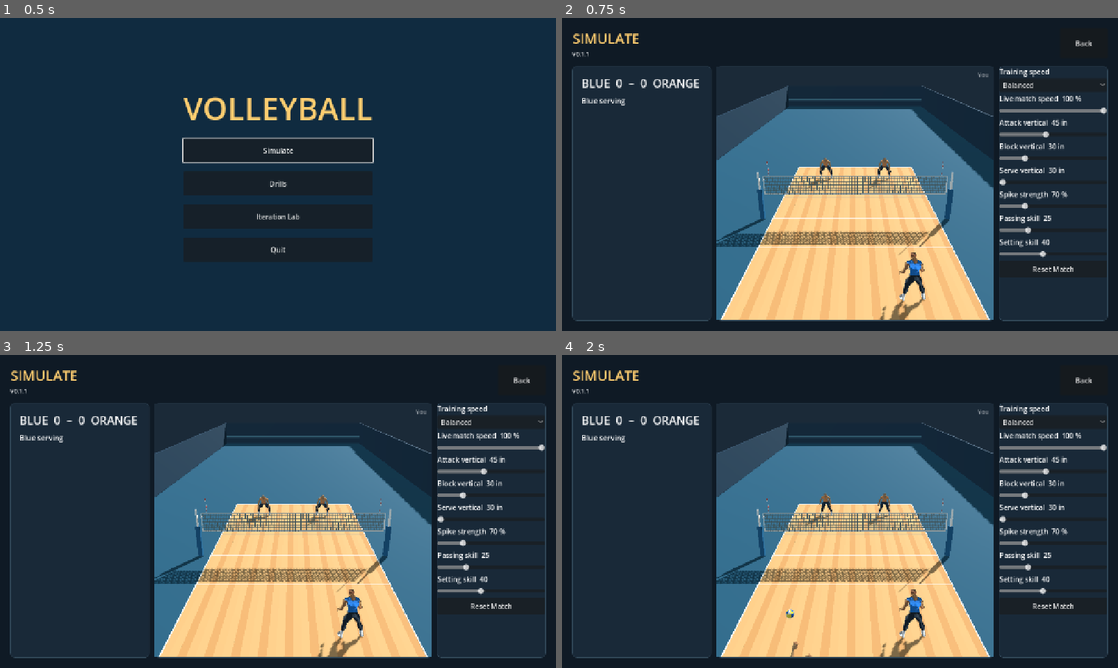
Above: before the commit, frames 1-4 (two rows, left to right).
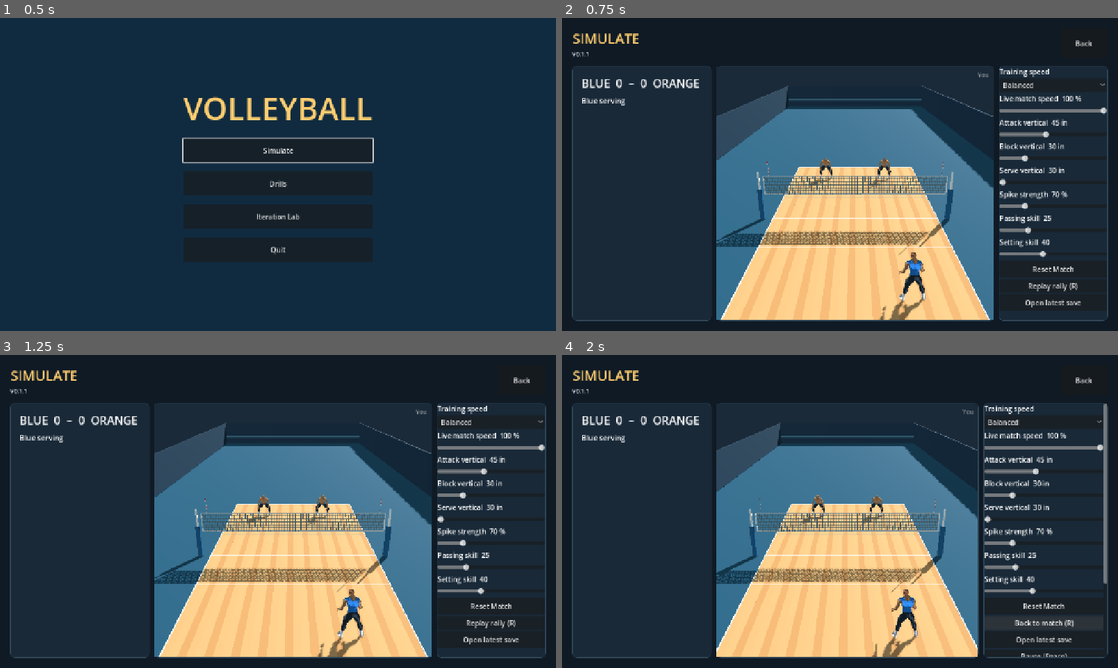
Above: after the commit, the same moments.

Repository: foreandr/volleyball
Game: Godot game, scene res://scenes/main.tscn
The game is run twice, just before and just after one commit, with the same random seed, the same clock (stepped at 60 frames per second) and the same inputs. Sound files missing from this copy of the repository are replaced by a short silence.
Inputs (mouse positions are in pixels of both pictures, inside the frame that each line leads up to):
- Up to frame 1 (0.5 s): no input
- Up to frame 2 (0.75 s): click "Simulate" at 0.5 s
- Up to frame 3 (1.25 s): no input
- Up to frame 4 (2 s): click (1051, 624) at 1.25 s, where only the run after the commit has a clickable "Replay rally (R)"

Frame 1 is identical in both runs. In frame 2, 0.2% of the frame differs, in the area x 83-94%, y 84-93%; in frame 3, 0.2%; in frame 4, 9.7%, in the area x 27-98%, y 15-97%.
Error before the commit: Invalid access to property or key 'visible' on a base object of type 'Nil'. (res://scripts/story_animations.gd:1227)

Commit message:
Run Simulate as a 2v2 topspin-only match to 21

Diff:
--- a/scripts/story_animations.gd
+++ b/scripts/story_animations.gd
@@ -257,9 +257,11 @@
 		StorySession.ensure_background_training()
 	demo_match = preload("res://scripts/volleyball_match.gd").new()
 	demo_match.spectator = true
-	if learn_from_demo:
+	if match_from_home:
+		demo_match.cpu_serve_override = demo_match.TOPSPIN_SERVE
+	if match_from_home or learn_from_demo:
 		demo_match.win_score = 21
-		demo_match.auto_rematch = true
+		demo_match.auto_rematch = not match_from_home
 	preview_player.get_parent().add_child(demo_match)
 	demo_match.configure(preview_player,board,status,build_label,team_size,learn_from_demo,mirror_blue_right)
 	demo_match.review_flagged.connect(show_marker_popup)
@@ -305,6 +307,7 @@
 		demo_match.reset_match()
 		update_match_replay_controls()
 		preview.grab_focus()))
+	if match_from_home: add_match_replay_controls(tuning)
 
 func add_match_replay_controls(tuning: VBoxContainer) -> void:
 	match_replay_button = Button.new()
--- a/scripts/volleyball_match.gd
+++ b/scripts/volleyball_match.gd
@@ -25,6 +25,7 @@
 	preload("res://scripts/jump_float_serve.gd"),
 	preload("res://scripts/spin_serve.gd"),
 ]
+const TOPSPIN_SERVE := 3
 const SERVICE_START := [-6.40,-6.40,-7.4,-8.15]
 const CpuShots = preload("res://scripts/cpu_attack_shots.gd")
 const CpuPolicy = preload("res://scripts/cpu_policy.gd")
@@ -88,6 +89,7 @@
 var net_audio: AudioStreamPlayer
 var floor_audio: AudioStreamPlayer
 var serve_style := 0
+var cpu_serve_override := -1
 var score := [0,0]
 var server_slot := [0,0]
 var service_team := 0
@@ -440,7 +442,9 @@
 	aim_ring.hide()
 	trajectory_node.hide()
 	var server := server_index()
-	var style: int = serve_style if is_human(server) else cpu_policy.choose_serve(team(server))
+	var style := serve_style
+	if not is_human(server):
+		style = cpu_serve_override if cpu_serve_override >= 0 else cpu_policy.choose_serve(team(server))
 	prepare_serve(style)
 	update_score()
 	trace.begin_feed({"mode":"demo_match","score":score,"server":server_index(),"spectator":spectator,"team_size":team_size})
@@ -456,7 +460,7 @@
 	frames[side].add_child(serve)
 	var x := 1.6*starting_lane(index)
 	serve.configure(players[index],Vector3(x,0.04,SERVICE_START[style]))
-	if style == 3: serve.set_serve_speed(1.12)
+	if style == TOPSPIN_SERVE: serve.set_serve_speed(1.12)
 	if serve.has_method("set_jump_height"): serve.set_jump_height(serve_vertical*0.0254)
 	var aim := Vector3(0.0,Flight.FLOOR,10.7)
 	if not is_human(index):
@@ -1535,7 +1539,7 @@
 	return depth < -0.25 and approach.z < -0.05 and cpu_hand_receive_too_fast(cue)
 
 func overhead_available(index: int, technique: int) -> bool:
-	if not is_human(index) and flight_kind == "serve" and not drill_feed_acceleration.is_finite() and serve.get_script() == SERVES[3]: return false
+	if not is_human(index) and flight_kind == "serve" and not drill_feed_acceleration.is_finite() and serve.get_script() == SERVES[TOPSPIN_SERVE]: return false
 	var first_contact := technique == 1 and (defensive_ball() or flight_kind == "serve")
 	var setting := cpu_is_setting(index)
 	var height := hand_contact_height(technique)
